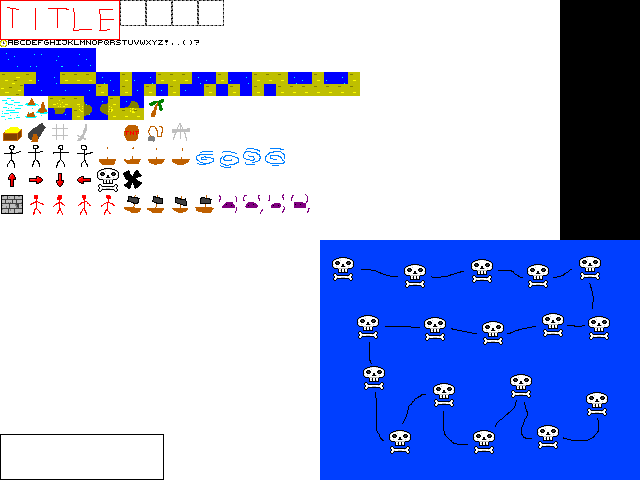
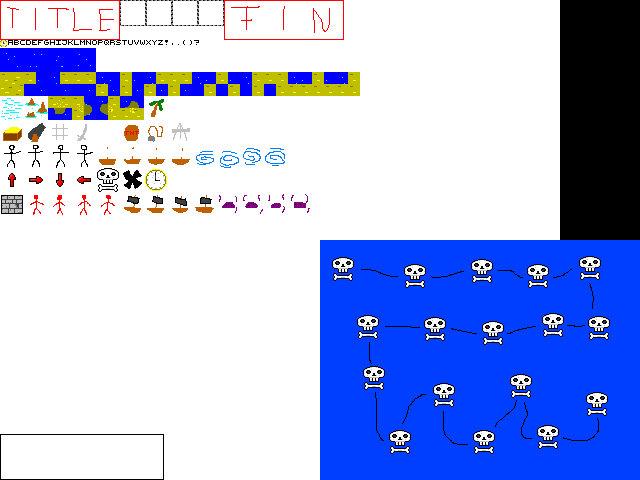
Layers edited between the first and the second 640x480 image:
painted on "content" over bbox(145, 0, 344, 191)
